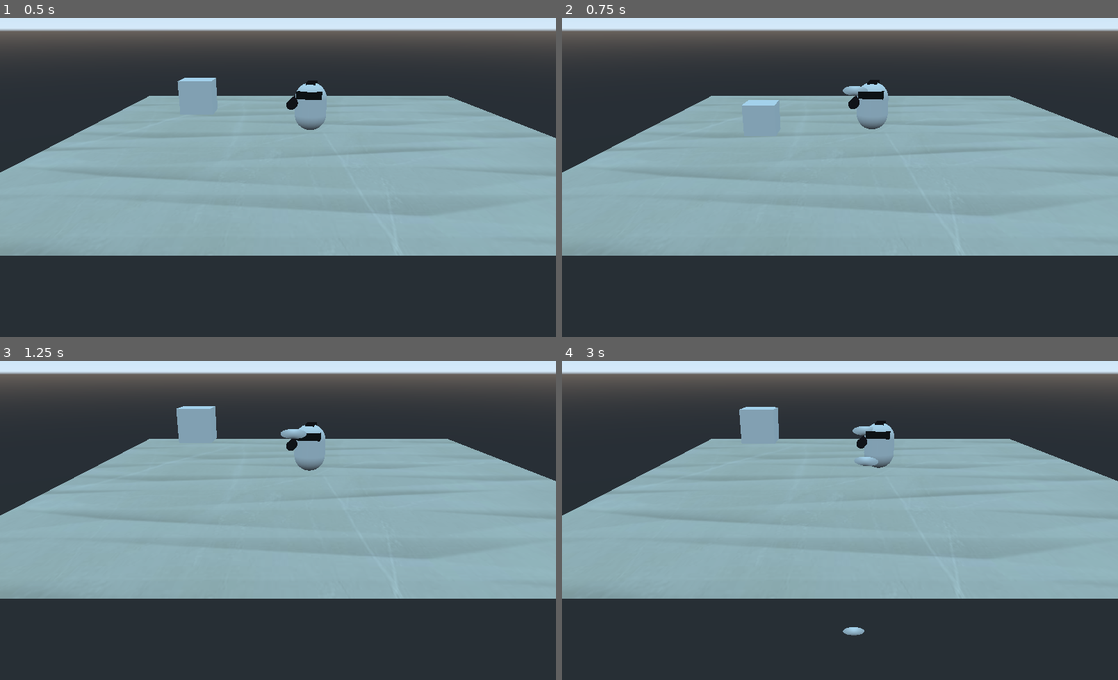
Above: before the commit, frames 1-4 (two rows, left to right).
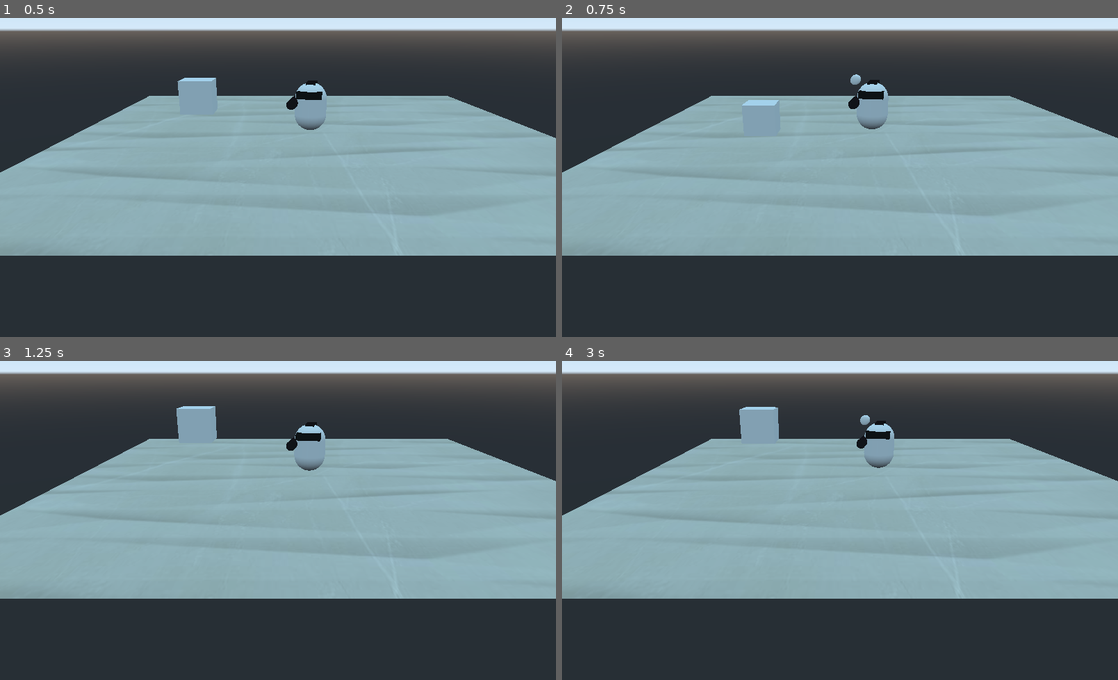
Above: after the commit, the same moments.

Repository: MrPeanutbutter434/Laser-Game-FPS
Game: Godot game, scene res://Scenes/Landing.tscn
The game is run twice, just before and just after one commit, with the same random seed, the same clock (stepped at 60 frames per second) and the same inputs.
Inputs:
- Up to frame 1 (0.5 s): no input
- Up to frame 2 (0.75 s): hold Right (move_right) from 0.53 s (still down); tap Space (shoot) at 0.6 s
- Up to frame 3 (1.25 s): keep holding Right (move_right)
- Up to frame 4 (3 s): release Right (move_right) at 1.28 s; hold Down (move_backwards) 1.28-2.03 s; tap Space (shoot) at 1.35, 2.1, 2.85 s; hold Right (move_right) 2.03-2.78 s; hold Up (move_forward) from 2.78 s (still down)

Frame 1 is identical in both runs. In frame 2, 0.1% of the frame differs, in the area x 50-55%, y 17-25%; in frame 3, 0.1%; in frame 4, 0.3%, in the area x 50-57%, y 16-87%.

Commit message:
Tweak bullet vars

Diff:
--- a/Scenes/Players/Bullet.tscn
+++ b/Scenes/Players/Bullet.tscn
@@ -13,6 +13,8 @@
 __meta__ = {
 "_edit_group_": true
 }
+muzzle_velocity = 40
+g = Vector3( 0, -15, 0 )
 
 [node name="MeshInstance" type="MeshInstance" parent="."]
 transform = Transform( -1.62921e-07, 0, -1, 0, 1, 0, 1, 0, -1.62921e-07, 0, 0, 0 )
--- a/Scenes/Players/Player.tscn
+++ b/Scenes/Players/Player.tscn
@@ -22,7 +22,7 @@
 albedo_color = Color( 0.0862745, 0.0235294, 0.0509804, 1 )
 
 [node name="Player" type="KinematicBody"]
-transform = Transform( 1, 0, 0, 0, -1.62921e-07, -1, 0, 1, -1.62921e-07, 0.00346375, 0, 0 )
+transform = Transform( 1, 0, 0, 0, -1.62921e-07, -1, 0, 1, -1.62921e-07, 0.003, 0, 1 )
 script = ExtResource( 1 )
 __meta__ = {
 "_edit_group_": true
--- a/Scenes/Scripts/Bullet.gd
+++ b/Scenes/Scripts/Bullet.gd
@@ -2,20 +2,17 @@
 
 signal exploded
 
-export var muzzle_velocity = 25
-export var g = Vector3.DOWN*20
+export var muzzle_velocity = 250
+export var g = Vector3.DOWN*5
 
 
-var velocity = Vector3.ZERO
+export var velocity = Vector3.ZERO
 
-# Called when the node enters the scene tree for the first time.
-func _ready():
-	pass # Replace with function body.
 
 
 func _physics_process(delta):
-	velocity += delta*g
-	look_at(transform.origin + velocity.normalized(), Vector3.UP)
+	#velocity += delta*g
+	#look_at(transform.origin + velocity.normalized(), Vector3.UP)
 	transform.origin += velocity*delta
 
 
